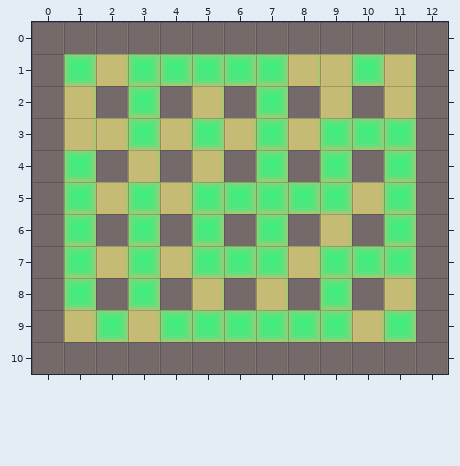
Tiled map -- mapamenu/build./resources/mapas/0mapa1.tmx. Above: the version before the commit.
Cells are 32x32 px. Shown: x 0..12, y 0..10.
New version:
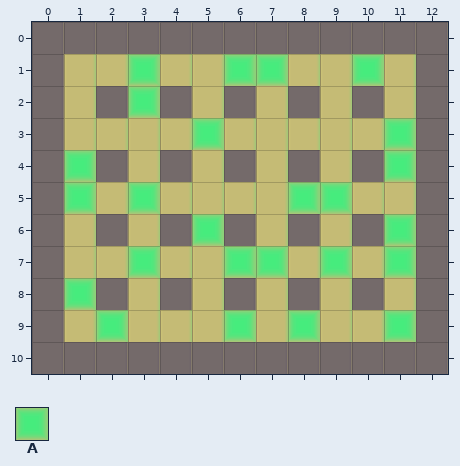
Key: from "tile": A 2.
_ is an empty cell.
Tiles replaced or removed in this view: A.
See-through tiles are keyed as they look on the map.
The edit:
Changed rows in their new state; . is an unchanged cell.
Layer "piedras":
first column x 1:
 1 _..__......
 2 ......_....
 3 .._..._.__.
 4 ......_._..
 5 ....___..._
 6 _._..._....
 7 _..._...._.
 8 .._....._..
 9 ...__._._..
